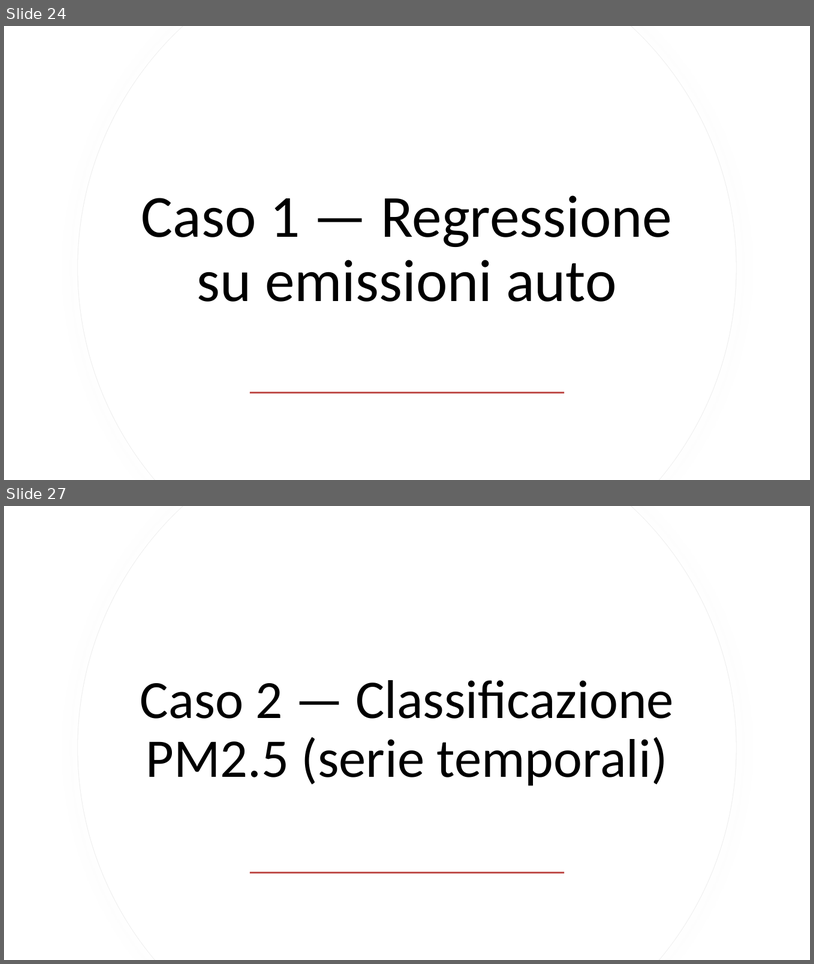
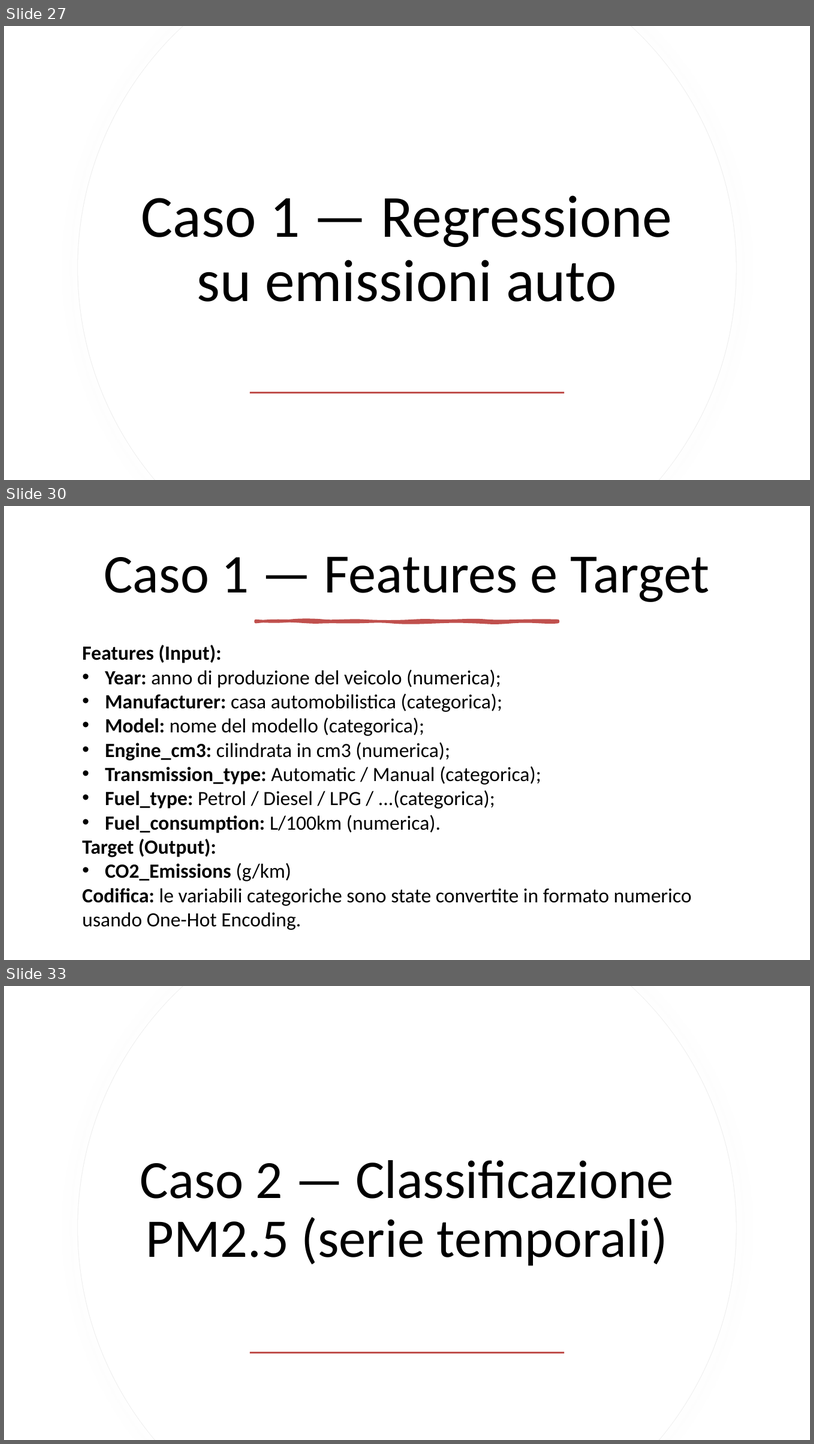
Before and after one commit to mtomas03/Thesis_Paper, a slide deck: Presentation.pptx. Shown one above the other, each under a label of ours: slides 24 and 27 before the commit, slides 27, 30 and 33 after it; the slides between them are not shown. The pictures are 814x964 and 814x1444 pixels, drawn with LibreOffice and Linux fonts; fonts in the diff are those of the drawing. Boxes give left, top, right and bottom in pixels: in the first picture for what was removed or moved away, otherwise in the second. Text is boxed around its words. In the diff, an @@ line names an element or a change of style, - is before the commit and + after.

```diff
--- a/Presentation.pptx
+++ b/Presentation.pptx
@@ slide 30 added at [4, 506, 810, 960], background #FFFFFF @@
@@ title added at [104, 556, 710, 602], 66 pt, text #000000 @@
+Caso 1 — Features e Target
@@ freeform shape added at [255, 621, 558, 622], fill #C0504D, outline #C0504D 3.25 pt @@
@@ text added at [82, 645, 692, 930], 24 pt, text #000000 @@
+Features (Input):
+• Year: anno di produzione del veicolo (numerica);
+• Manufacturer: casa automobilistica (categorica);
+• Model: nome del modello (categorica);
+• Engine_cm3: cilindrata in cm3 (numerica);
+• Transmission_type: Automatic / Manual (categorica);
+• Fuel_type: Petrol / Diesel / LPG / ...(categorica);
+• Fuel_consumption: L/100km (numerica).
+Target (Output):
+• CO2_Emissions (g/km)
+Codifica: le variabili categoriche sono state convertite in formato numerico usando One-Hot Encoding.
@@ what was slide 24 is now slide 27 @@
@@ what was slide 27 is now slide 33 @@
```
Also in this commit, not shown: 6 slides changed, 10 other slides added, 2 slides removed.
